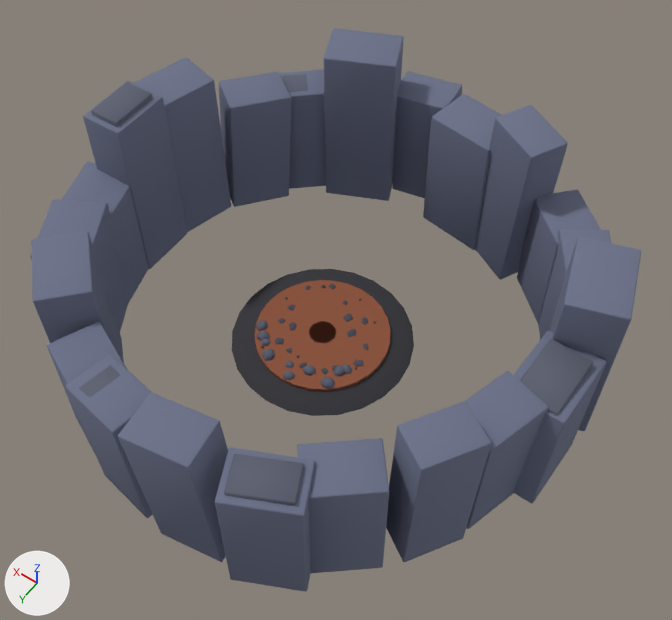
Renders of the glTF model game/assets/3d/env/cinder_jackal.glb from each side of a commit.
The view is the same before and after, from a 50 mm lens placed at (-29.5, 39.3, 65.9), pointed at (-2.3, 1.2, 6.1). The lights are fixed; the arrows at lower left show +X, +Y and +Z. The picture after the commit comes second. Vertices at exactly the same position are counted once.

The older version as bpy lines, for what is in view:
```python
me_cone = bpy.data.meshes.new('Cone')
me_cone.from_pydata(...)  # 3181 vertices, 5966 faces; spans x -23.3..22.8, y -23.4..22.5, z -0.9..16.8
me_cone.materials.append(mat_colormap)  # picture img_colormap
ob_cinderjackalground = bpy.data.objects.new('CinderJackalGround', me_cone)
ob_cinderjackalground.location = (0.0, 0.0, 0.0)
```
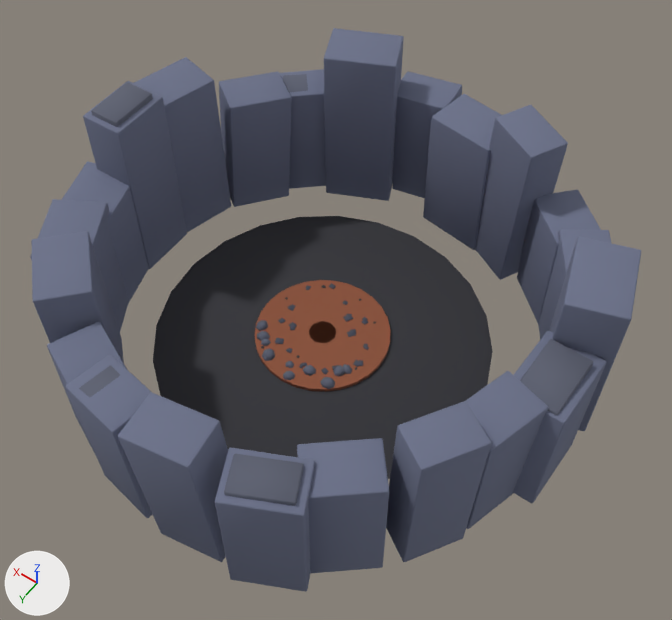
Edits to the bpy script that builds the scene:
```text
Change me_cone:
    where me_cone.from_pydata(...)  # 3181 vertices, 5966 faces; spans x -23.3..22.8, y -23.4..22.5, z -0.9..16.8
    used by ob_cinderjackalground; location = (0.0, 0.0, 0.0)
    me_cone part 1: the loose piece of 48 vertices spanning x -8.1..8.1, y -8.1..8.1, z -0.9..-0.4 is scaled about its middle by (1.85, 1.85, 1)
```

What differs and where, as boxes (x1, y1, x2, y2) in the pictures (672 x 620 px; the box of a moved part takes in the faces that stretch with it):
part 1 of me_cone, moved or reshaped
    before: (232, 269, 414, 416)
    after: (153, 216, 493, 479)
